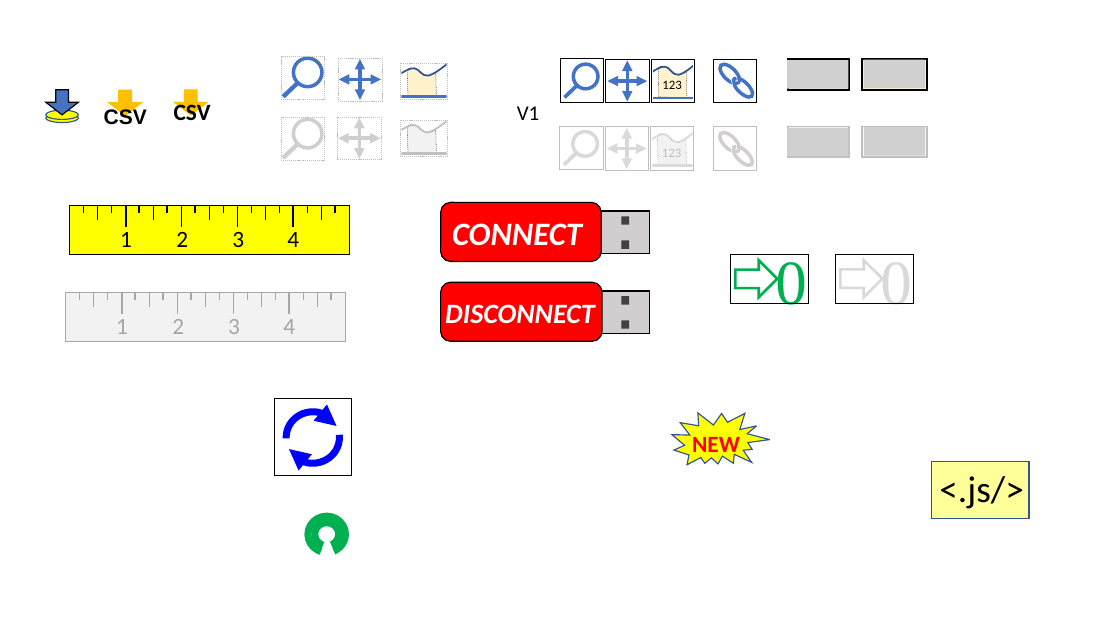
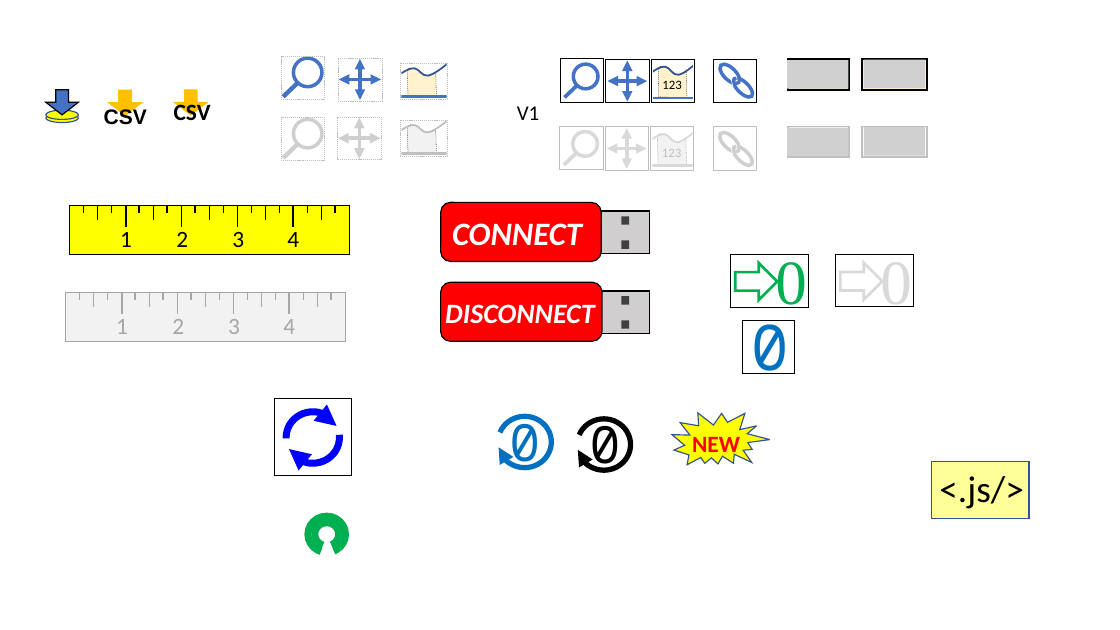
Before and after one commit to matsselen/IOLabWeb, a slide deck: slide 1 of images/IOLabWebImages.pptx. Drawn at 1120x630 pixels with LibreOffice and Linux fonts; fonts in the diff are those of the drawing; grey boxes stand for pictures. Boxes give left, top, right and bottom in pixels: in the first picture for what was removed or moved away, otherwise in the second. Text is boxed around its words. In the diff, an @@ line names an element or a change of style, - is before the commit and + after.

```diff
--- a/images/IOLabWebImages.pptx
+++ b/images/IOLabWebImages.pptx
@@ rectangle: place and size @@
-rectangle at (730,255,809,303)
+rectangle at (730,255,809,308)
@@ rectangle: place and size @@
-rectangle at (835,255,914,303)
+rectangle at (835,255,914,308)
@@ rectangle added at (743,320,795,373), outline #000000 0.75 pt @@
@@ text added at (751,320,789,374), 54 pt, text #0070C0 @@
+0
@@ arc (boxed as its full ellipse) added at (498,417,551,468), outline #0070C0 4.5 pt @@
@@ text added at (509,413,540,471), 44 pt, text #0070C0 @@
+0
@@ arc (boxed as its full ellipse) added at (577,419,630,471), outline #000000 4.5 pt @@
@@ text added at (590,416,621,473), 44 pt, text #000000 @@
+0
```
Also in this commit, not shown: 5 other files.
